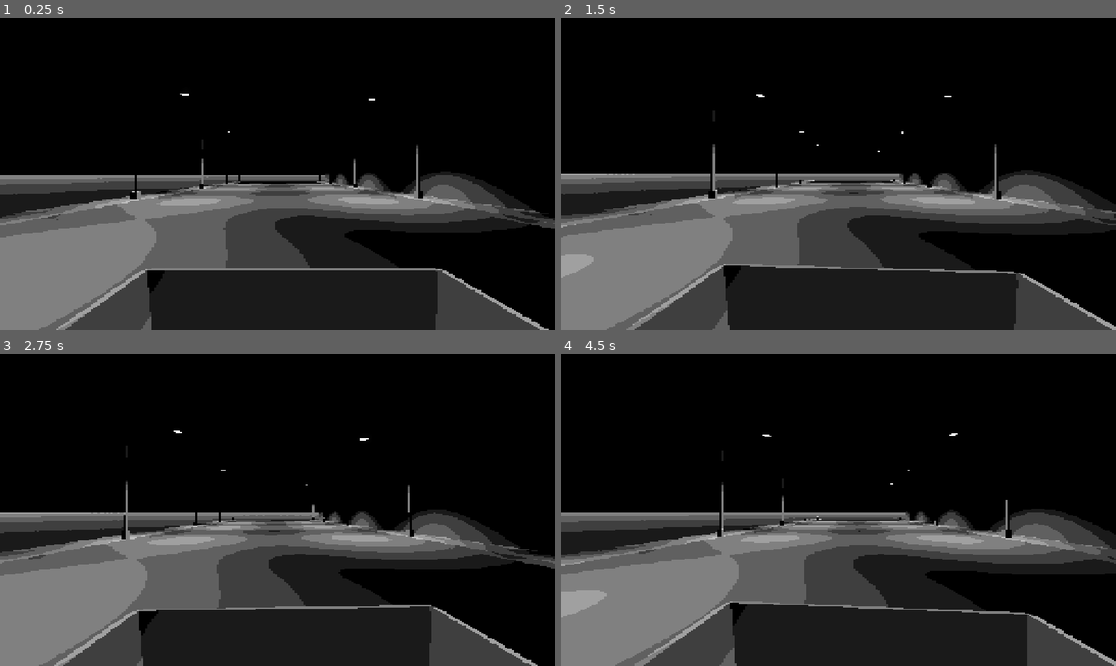
Above: before the commit, frames 1-4 (two rows, left to right).
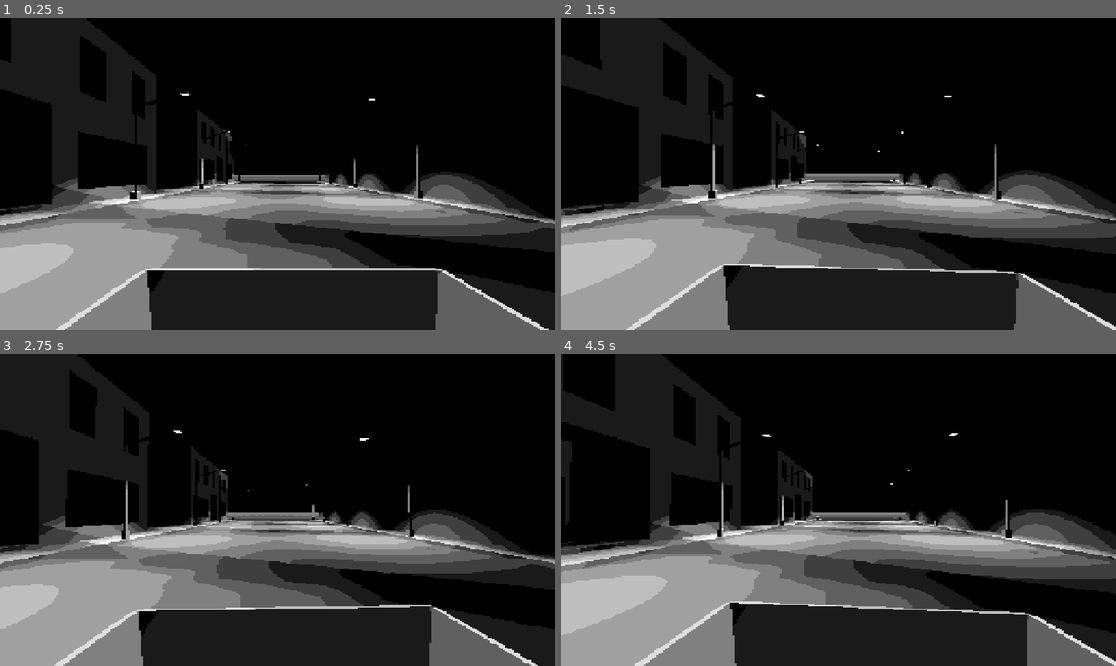
Above: after the commit, the same moments.

Repository: kylepfurey/Godotions
Game: Godot game, scene res://mainmap.tscn
The game is run twice, just before and just after one commit, with the same random seed, the same clock (stepped at 60 frames per second) and the same inputs. This scene is started directly instead of the project's main scene.
Inputs (mouse positions are in pixels of both pictures, inside the frame that each line leads up to):
- Up to frame 1 (0.25 s): no input
- Up to frame 2 (1.5 s): tap Enter at 0.5 s; move the mouse to (960, 158) at 0.52 s; press the mouse at (960, 158) at 0.53 s; tap Space at 1.25 s; move the mouse to (810, 174) at 1.27 s; release the mouse at (810, 174) at 1.28 s; click (810, 174) at 1.35 s
- Up to frame 3 (2.75 s): tap Enter at 2 s; move the mouse to (288, 503) at 2.02 s; press the mouse at (288, 503) at 2.03 s
- Up to frame 4 (4.5 s): tap Space at 2.75, 4.25 s; move the mouse to (832, 516) at 2.77 s; release the mouse at (832, 516) at 2.78 s; click (832, 516) at 2.85 s; tap Enter at 3.5 s; move the mouse to (877, 513) at 3.52 s; press the mouse at (877, 513) at 3.53 s; move the mouse to (794, 506) at 4.27 s; release the mouse at (794, 506) at 4.28 s; click (794, 506) at 4.35 s

The runs differ from the first frame. In frame 1, 36% of the frame differs, in the area x 0-100%, y 0-100%; in frame 2, 36%; in frame 3, 35%; in frame 4, 36%.

Commit message:
map progress

Diff:
--- a/godotions/mainmap.tscn
+++ b/godotions/mainmap.tscn
@@ -17,6 +17,11 @@
 
 [sub_resource type="BoxMesh" id="BoxMesh_xe653"]
 
+[sub_resource type="StandardMaterial3D" id="StandardMaterial3D_ohn21"]
+albedo_color = Color(0.22450551, 0.13427684, 0, 1)
+metallic = 1.0
+metallic_specular = 1.0
+
 [sub_resource type="StandardMaterial3D" id="StandardMaterial3D_n0cvs"]
 albedo_color = Color(1, 1, 0.7176471, 1)
 emission_enabled = true
@@ -75,6 +80,226 @@
 mesh = SubResource("BoxMesh_xe653")
 skeleton = NodePath("../../MeshInstance3D")
 
+[node name="MeshInstance3D8" type="MeshInstance3D" parent="Building" unique_id=1645966681]
+transform = Transform3D(10.459096, 0, 0, 0, 7.5490947, 0, 0, 0, 0.13359201, -27.188509, 3.5457392, 0.6715245)
+mesh = SubResource("BoxMesh_xe653")
+skeleton = NodePath("../../MeshInstance3D")
+
+[node name="MeshInstance3D16" type="MeshInstance3D" parent="Building" unique_id=1076938192]
+transform = Transform3D(1.6717752, 0, 0.037544627, 0, 7.5490956, 0, -1.8099099, 0, 0.034679174, -21.121721, 3.5457392, -0.17290974)
+mesh = SubResource("BoxMesh_xe653")
+skeleton = NodePath("../../MeshInstance3D")
+
+[node name="MeshInstance3D9" type="MeshInstance3D" parent="Building" unique_id=802916485]
+transform = Transform3D(7.196034, 0, 0, 0, 4.340746, 0, 0, 0, 0.13359201, -27.266298, 3.5457392, 0.69250965)
+mesh = SubResource("BoxMesh_xe653")
+skeleton = NodePath("../../MeshInstance3D")
+surface_material_override/0 = SubResource("StandardMaterial3D_ohn21")
+
+[node name="MeshInstance3D18" type="MeshInstance3D" parent="Building" unique_id=1134864251]
+transform = Transform3D(10.459096, 0, 0, 0, 7.5490947, 0, 0, 0, 0.13359201, -10.952548, 3.5457392, 0.6715245)
+mesh = SubResource("BoxMesh_xe653")
+skeleton = NodePath("../../MeshInstance3D")
+
+[node name="MeshInstance3D25" type="MeshInstance3D" parent="Building" unique_id=864811389]
+transform = Transform3D(26.656729, 0, 0, 0, 7.5490947, 0, 0, 0, 0.13359201, -19.060707, 10.975126, 0.6715245)
+mesh = SubResource("BoxMesh_xe653")
+skeleton = NodePath("../../MeshInstance3D")
+
+[node name="MeshInstance3D19" type="MeshInstance3D" parent="Building" unique_id=1479202326]
+transform = Transform3D(7.196034, 0, 0, 0, 4.340746, 0, 0, 0, 0.13359201, -11.030337, 3.5457392, 0.69250965)
+mesh = SubResource("BoxMesh_xe653")
+skeleton = NodePath("../../MeshInstance3D")
+surface_material_override/0 = SubResource("StandardMaterial3D_ohn21")
+
+[node name="MeshInstance3D27" type="MeshInstance3D" parent="Building" unique_id=1195363232]
+transform = Transform3D(2.077072, 0, 0, 0, 4.340746, 0, 0, 0, 0.13359201, -8.537635, 10.956841, 0.69250965)
+mesh = SubResource("BoxMesh_xe653")
+skeleton = NodePath("../../MeshInstance3D")
+surface_material_override/0 = SubResource("StandardMaterial3D_ohn21")
+
+[node name="MeshInstance3D28" type="MeshInstance3D" parent="Building" unique_id=1916250630]
+transform = Transform3D(2.077072, 0, 0, 0, 4.340746, 0, 0, 0, 0.13359201, -13.449869, 10.956841, 0.69250965)
+mesh = SubResource("BoxMesh_xe653")
+skeleton = NodePath("../../MeshInstance3D")
+surface_material_override/0 = SubResource("StandardMaterial3D_ohn21")
+
+[node name="MeshInstance3D29" type="MeshInstance3D" parent="Building" unique_id=1840208420]
+transform = Transform3D(2.077072, 0, 0, 0, 4.340746, 0, 0, 0, 0.13359201, -24.814917, 10.956841, 0.69250965)
+mesh = SubResource("BoxMesh_xe653")
+skeleton = NodePath("../../MeshInstance3D")
+surface_material_override/0 = SubResource("StandardMaterial3D_ohn21")
+
+[node name="MeshInstance3D31" type="MeshInstance3D" parent="Building" unique_id=1453214874]
+transform = Transform3D(2.077072, 0, 0, 0, 4.340746, 0, 0, 0, 0.13359201, -19.183393, 10.956841, 0.69250965)
+mesh = SubResource("BoxMesh_xe653")
+skeleton = NodePath("../../MeshInstance3D")
+surface_material_override/0 = SubResource("StandardMaterial3D_ohn21")
+
+[node name="MeshInstance3D30" type="MeshInstance3D" parent="Building" unique_id=809630624]
+transform = Transform3D(2.077072, 0, 0, 0, 4.340746, 0, 0, 0, 0.13359201, -29.61119, 10.956841, 0.69250965)
+mesh = SubResource("BoxMesh_xe653")
+skeleton = NodePath("../../MeshInstance3D")
+surface_material_override/0 = SubResource("StandardMaterial3D_ohn21")
+
+[node name="MeshInstance3D17" type="MeshInstance3D" parent="Building" unique_id=887526421]
+transform = Transform3D(1.0365502, 0, 0.03569171, 0, 4.340746, 0, -1.1232986, 0, 0.03293536, -21.094057, 3.5457392, -0.19720554)
+mesh = SubResource("BoxMesh_xe653")
+skeleton = NodePath("../../MeshInstance3D")
+surface_material_override/0 = SubResource("StandardMaterial3D_ohn21")
+
+[node name="MeshInstance3D22" type="MeshInstance3D" parent="Building" unique_id=1426851070]
+transform = Transform3D(1.6708905, 0, -0.037561573, 0, 7.5490956, 0, 1.8107268, 0, 0.03466082, -17.007776, 3.5457392, -0.20320034)
+mesh = SubResource("BoxMesh_xe653")
+skeleton = NodePath("../../MeshInstance3D")
+
+[node name="MeshInstance3D23" type="MeshInstance3D" parent="Building" unique_id=1659572258]
+transform = Transform3D(1.0365502, 0, -0.03569171, 0, 4.340746, 0, 1.1232986, 0, 0.03293536, -16.991035, 3.5457392, -0.18019867)
+mesh = SubResource("BoxMesh_xe653")
+skeleton = NodePath("../../MeshInstance3D")
+surface_material_override/0 = SubResource("StandardMaterial3D_ohn21")
+
+[node name="MeshInstance3D20" type="MeshInstance3D" parent="Building" unique_id=127454544]
+transform = Transform3D(2.46386, 0, 0, 0, 7.5490956, 0, 0, 0, 0.05111012, -19.076923, 3.5457392, -1.0956182)
+mesh = SubResource("BoxMesh_xe653")
+skeleton = NodePath("../../MeshInstance3D")
+
+[node name="MeshInstance3D24" type="MeshInstance3D" parent="Building" unique_id=148796828]
+transform = Transform3D(6.693014, 0, 0, 0, 0.329822, 0, 0, 0, 1.9004236, -19.076923, 0.32247323, -0.22028828)
+mesh = SubResource("BoxMesh_xe653")
+skeleton = NodePath("../../MeshInstance3D")
+
+[node name="MeshInstance3D76" type="MeshInstance3D" parent="Building" unique_id=912882711]
+transform = Transform3D(11.485398, 0, 0, 0, 0.329822, 0, 0, 0, 10.204823, 0.058328494, 0.082466826, -4.3466244)
+mesh = SubResource("BoxMesh_xe653")
+skeleton = NodePath("../../MeshInstance3D")
+
+[node name="MeshInstance3D26" type="MeshInstance3D" parent="Building" unique_id=1717757296]
+transform = Transform3D(6.693014, 0, 0, 0, 0.329822, 0, 0, 0, 1.9004236, -19.076923, 7.322655, -0.22028828)
+mesh = SubResource("BoxMesh_xe653")
+skeleton = NodePath("../../MeshInstance3D")
+
+[node name="MeshInstance3D21" type="MeshInstance3D" parent="Building" unique_id=2087875986]
+transform = Transform3D(1.9938941, 0, 0, 0, 4.340746, 0, 0, 0, 0.04856579, -19.049263, 2.5277824, -1.0914774)
+mesh = SubResource("BoxMesh_xe653")
+skeleton = NodePath("../../MeshInstance3D")
+surface_material_override/0 = SubResource("StandardMaterial3D_ohn21")
+
+[node name="MeshInstance3D32" type="MeshInstance3D" parent="Building" unique_id=215612816]
+transform = Transform3D(10.459096, 0, 0, 0, 7.5490947, 0, 0, 0, 0.13359201, 10.904151, 3.5457392, 0.6715245)
+mesh = SubResource("BoxMesh_xe653")
+skeleton = NodePath("../../MeshInstance3D")
+
+[node name="MeshInstance3D74" type="MeshInstance3D" parent="Building" unique_id=2004744328]
+transform = Transform3D(-4.571816e-07, 0, 0.13359201, 0, 16.126179, 0, -10.459095, 0, -5.839492e-09, -5.7389193, 6.6881027, -4.4980736)
+mesh = SubResource("BoxMesh_xe653")
+skeleton = NodePath("../../MeshInstance3D")
+
+[node name="MeshInstance3D77" type="MeshInstance3D" parent="Building" unique_id=1549142634]
+transform = Transform3D(11.923047, 0, 0, 0, 16.126179, 0, 0, 0, 0.13359201, -0.07947305, 6.6881027, -9.414135)
+mesh = SubResource("BoxMesh_xe653")
+skeleton = NodePath("../../MeshInstance3D")
+
+[node name="MeshInstance3D75" type="MeshInstance3D" parent="Building" unique_id=805600248]
+transform = Transform3D(-4.571816e-07, 0, 0.13359201, 0, 16.126179, 0, -10.459095, 0, -5.839492e-09, 5.745162, 6.6881027, -4.4980736)
+mesh = SubResource("BoxMesh_xe653")
+skeleton = NodePath("../../MeshInstance3D")
+
+[node name="MeshInstance3D33" type="MeshInstance3D" parent="Building" unique_id=1544767364]
+transform = Transform3D(1.6717752, 0, 0.037544627, 0, 7.5490956, 0, -1.8099099, 0, 0.034679174, 16.97094, 3.5457392, -0.17290974)
+mesh = SubResource("BoxMesh_xe653")
+skeleton = NodePath("../../MeshInstance3D")
+
+[node name="MeshInstance3D34" type="MeshInstance3D" parent="Building" unique_id=1972911775]
+transform = Transform3D(7.196034, 0, 0, 0, 4.340746, 0, 0, 0, 0.13359201, 10.826361, 3.5457392, 0.69250965)
+mesh = SubResource("BoxMesh_xe653")
+skeleton = NodePath("../../MeshInstance3D")
+surface_material_override/0 = SubResource("StandardMaterial3D_ohn21")
+
+[node name="MeshInstance3D35" type="MeshInstance3D" parent="Building" unique_id=971748236]
+transform = Transform3D(10.459096, 0, 0, 0, 7.5490947, 0, 0, 0, 0.13359201, 27.140112, 3.5457392, 0.6715245)
+mesh = SubResource("BoxMesh_xe653")
+skeleton = NodePath("../../MeshInstance3D")
+
+[node name="MeshInstance3D36" type="MeshInstance3D" parent="Building" unique_id=191092781]
+transform = Transform3D(26.656729, 0, 0, 0, 7.5490947, 0, 0, 0, 0.13359201, 19.031952, 10.975126, 0.6715245)
+mesh = SubResource("BoxMesh_xe653")
+skeleton = NodePath("../../MeshInstance3D")
+
+[node name="MeshInstance3D37" type="MeshInstance3D" parent="Building" unique_id=897552733]
+transform = Transform3D(7.196034, 0, 0, 0, 4.340746, 0, 0, 0, 0.13359201, 27.062323, 3.5457392, 0.69250965)
+mesh = SubResource("BoxMesh_xe653")
+skeleton = NodePath("../../MeshInstance3D")
+surface_material_override/0 = SubResource("StandardMaterial3D_ohn21")
+
+[node name="MeshInstance3D38" type="MeshInstance3D" parent="Building" unique_id=356664863]
+transform = Transform3D(2.077072, 0, 0, 0, 4.340746, 0, 0, 0, 0.13359201, 29.555025, 10.956841, 0.69250965)
+mesh = SubResource("BoxMesh_xe653")
+skeleton = NodePath("../../MeshInstance3D")
+surface_material_override/0 = SubResource("StandardMaterial3D_ohn21")
+
+[node name="MeshInstance3D39" type="MeshInstance3D" parent="Building" unique_id=1468606482]
+transform = Transform3D(2.077072, 0, 0, 0, 4.340746, 0, 0, 0, 0.13359201, 24.642792, 10.956841, 0.69250965)
+mesh = SubResource("BoxMesh_xe653")
+skeleton = NodePath("../../MeshInstance3D")
+surface_material_override/0 = SubResource("StandardMaterial3D_ohn21")
+
+[node name="MeshInstance3D40" type="MeshInstance3D" parent="Building" unique_id=2115857]
+transform = Transform3D(2.077072, 0, 0, 0, 4.340746, 0, 0, 0, 0.13359201, 13.277744, 10.956841, 0.69250965)
+mesh = SubResource("BoxMesh_xe653")
+skeleton = NodePath("../../MeshInstance3D")
+surface_material_override/0 = SubResource("StandardMaterial3D_ohn21")
+
+[node name="MeshInstance3D41" type="MeshInstance3D" parent="Building" unique_id=1545512967]
+transform = Transform3D(2.077072, 0, 0, 0, 4.340746, 0, 0, 0, 0.13359201, 18.909266, 10.956841, 0.69250965)
+mesh = SubResource("BoxMesh_xe653")
+skeleton = NodePath("../../MeshInstance3D")
+surface_material_override/0 = SubResource("StandardMaterial3D_ohn21")
+
+[node name="MeshInstance3D42" type="MeshInstance3D" parent="Building" unique_id=586417912]
+transform = Transform3D(2.077072, 0, 0, 0, 4.340746, 0, 0, 0, 0.13359201, 8.481469, 10.956841, 0.69250965)
+mesh = SubResource("BoxMesh_xe653")
+skeleton = NodePath("../../MeshInstance3D")
+surface_material_override/0 = SubResource("StandardMaterial3D_ohn21")
+
+[node name="MeshInstance3D43" type="MeshInstance3D" parent="Building" unique_id=1378640681]
+transform = Transform3D(1.0365502, 0, 0.03569171, 0, 4.340746, 0, -1.1232986, 0, 0.03293536, 16.998602, 3.5457392, -0.19720554)
+mesh = SubResource("BoxMesh_xe653")
+skeleton = NodePath("../../MeshInstance3D")
+surface_material_override/0 = SubResource("StandardMaterial3D_ohn21")
+
+[node name="MeshInstance3D68" type="MeshInstance3D" parent="Building" unique_id=1111284556]
+transform = Transform3D(1.6708905, 0, -0.037561573, 0, 7.5490956, 0, 1.8107268, 0, 0.03466082, 21.084885, 3.5457392, -0.20320034)
+mesh = SubResource("BoxMesh_xe653")
+skeleton = NodePath("../../MeshInstance3D")
+
+[node name="MeshInstance3D69" type="MeshInstance3D" parent="Building" unique_id=1353731146]
+transform = Transform3D(1.0365502, 0, -0.03569171, 0, 4.340746, 0, 1.1232986, 0, 0.03293536, 21.101625, 3.5457392, -0.18019867)
+mesh = SubResource("BoxMesh_xe653")
+skeleton = NodePath("../../MeshInstance3D")
+surface_material_override/0 = SubResource("StandardMaterial3D_ohn21")
+
+[node name="MeshInstance3D70" type="MeshInstance3D" parent="Building" unique_id=1647144224]
+transform = Transform3D(2.46386, 0, 0, 0, 7.5490956, 0, 0, 0, 0.05111012, 19.015738, 3.5457392, -1.0956182)
+mesh = SubResource("BoxMesh_xe653")
+skeleton = NodePath("../../MeshInstance3D")
+
+[node name="MeshInstance3D71" type="MeshInstance3D" parent="Building" unique_id=1343519234]
+transform = Transform3D(6.693014, 0, 0, 0, 0.329822, 0, 0, 0, 1.9004236, 19.015738, 0.32247323, -0.22028828)
+mesh = SubResource("BoxMesh_xe653")
+skeleton = NodePath("../../MeshInstance3D")
+
+[node name="MeshInstance3D72" type="MeshInstance3D" parent="Building" unique_id=2111771191]
+transform = Transform3D(6.693014, 0, 0, 0, 0.329822, 0, 0, 0, 1.9004236, 19.015738, 7.322655, -0.22028828)
+mesh = SubResource("BoxMesh_xe653")
+skeleton = NodePath("../../MeshInstance3D")
+
+[node name="MeshInstance3D73" type="MeshInstance3D" parent="Building" unique_id=1959444079]
+transform = Transform3D(1.9938941, 0, 0, 0, 4.340746, 0, 0, 0, 0.04856579, 19.043396, 2.5277824, -1.0914774)
+mesh = SubResource("BoxMesh_xe653")
+skeleton = NodePath("../../MeshInstance3D")
+surface_material_override/0 = SubResource("StandardMaterial3D_ohn21")
+
 [node name="MeshInstance3D4" type="MeshInstance3D" parent="Building" unique_id=1314947133]
 transform = Transform3D(64.894295, 0, 0, 0, 0.7733374, 0, 0, 0, 0.13359201, 0, 15.222288, 15.996523)
 mesh = SubResource("BoxMesh_xe653")
@@ -246,11 +471,11 @@
 skeleton = NodePath("../../MeshInstance3D")
 
 [node name="Moon" type="MeshInstance3D" parent="." unique_id=258326844]
-transform = Transform3D(1, 0, 0, 0, 1, 0, 0, 0, 1, 10.561824, 39.564148, 35.064835)
+transform = Transform3D(1, 0, 0, 0, 1, 0, 0, 0, 1, 27.349705, 46.808754, 6.573023)
 mesh = SubResource("SphereMesh_d64cw")
 
 [node name="SpotLight3D" type="SpotLight3D" parent="Moon" unique_id=2129485168]
-transform = Transform3D(0.9285485, -0.37024063, 0.026821058, 0.08026289, 0.270789, 0.9592868, -0.3624298, -0.8885917, 0.28115734, -0.15517712, 0.119155884, 0.08946991)
+transform = Transform3D(0.19655964, -0.9341109, 0.29799557, 0.07077579, 0.31664914, 0.9458987, -0.9779341, -0.16483462, 0.12835287, -0.15517807, 0.119155884, 0.08946991)
 light_color = Color(0.7490196, 0.7921569, 0.84705883, 1)
 light_energy = 7.011
 light_indirect_energy = 0.0
